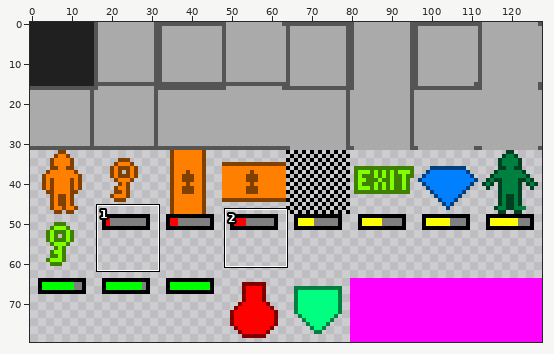
File history of a sprite sheet, FortuneHunter/FortuneHunter/assets/images/tiles.png. The picture above shows the old version from afar; the outline marks the close-up.
Close-up. Before:
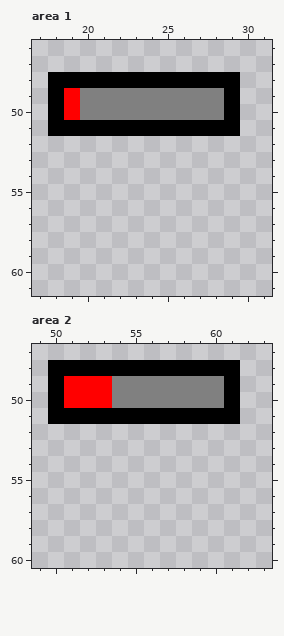
The file is 128x80 pixels. Shown: area 1: x 17..31, y 46..61; area 2: x 49..63, y 47..60. The commit also changed other parts of the picture, which this record leaves out.
New version:
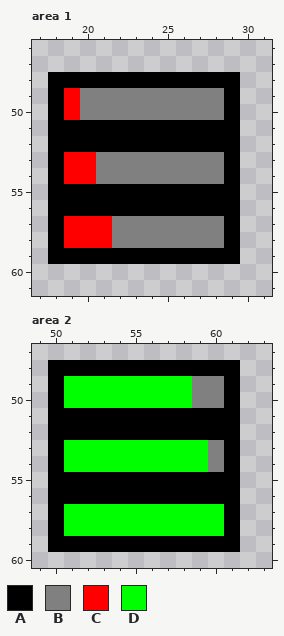
Palette (. is transparent): A #000000  B #808080  C #ff0000  D #00ff00
Diff:
Area 1:
y 52: x 18..29 ............ -> AAAAAAAAAAAA
y 53..54: x 18..29 ............ -> ACCBBBBBBBBA
y 55..56: x 18..29 ............ -> AAAAAAAAAAAA
y 57..58: x 18..29 ............ -> ACCCBBBBBBBA
y 59: x 18..29 ............ -> AAAAAAAAAAAA
Area 2:
y 49..50: x 51..58 CCCBBBBB -> DDDDDDDD
y 52: x 50..61 ............ -> AAAAAAAAAAAA
y 53..54: x 50..61 ............ -> ADDDDDDDDDBA
y 55..56: x 50..61 ............ -> AAAAAAAAAAAA
y 57..58: x 50..61 ............ -> ADDDDDDDDDDA
y 59: x 50..61 ............ -> AAAAAAAAAAAA
Where, in picture pixels (left, top, right, bottom), the same in both close-ups:
added: (48, 136, 240, 264)
changed: (48, 376, 240, 552)
